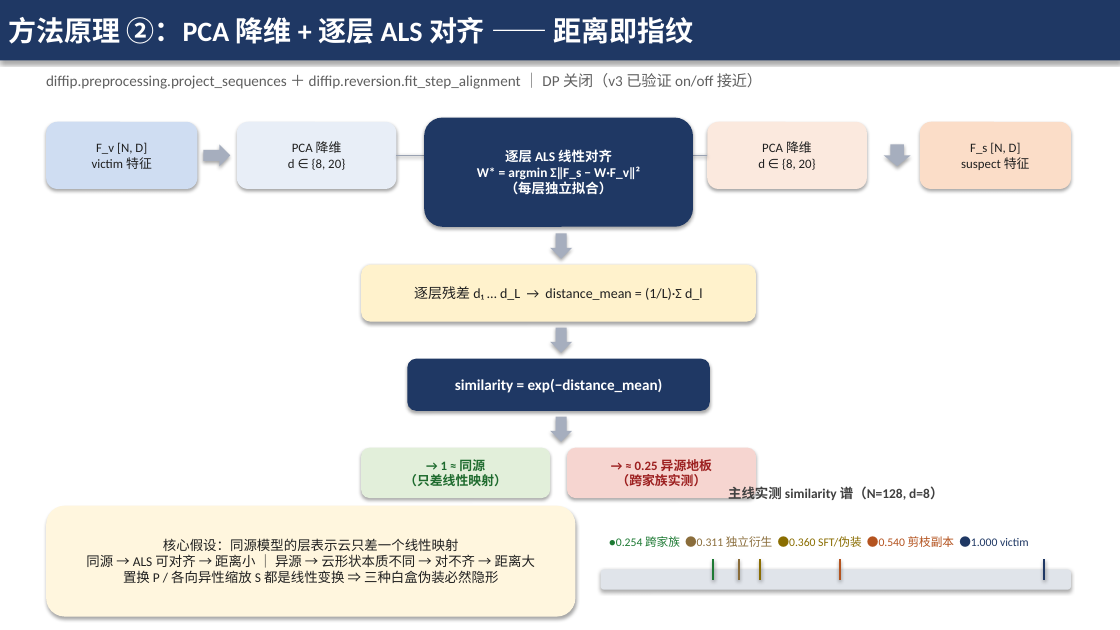
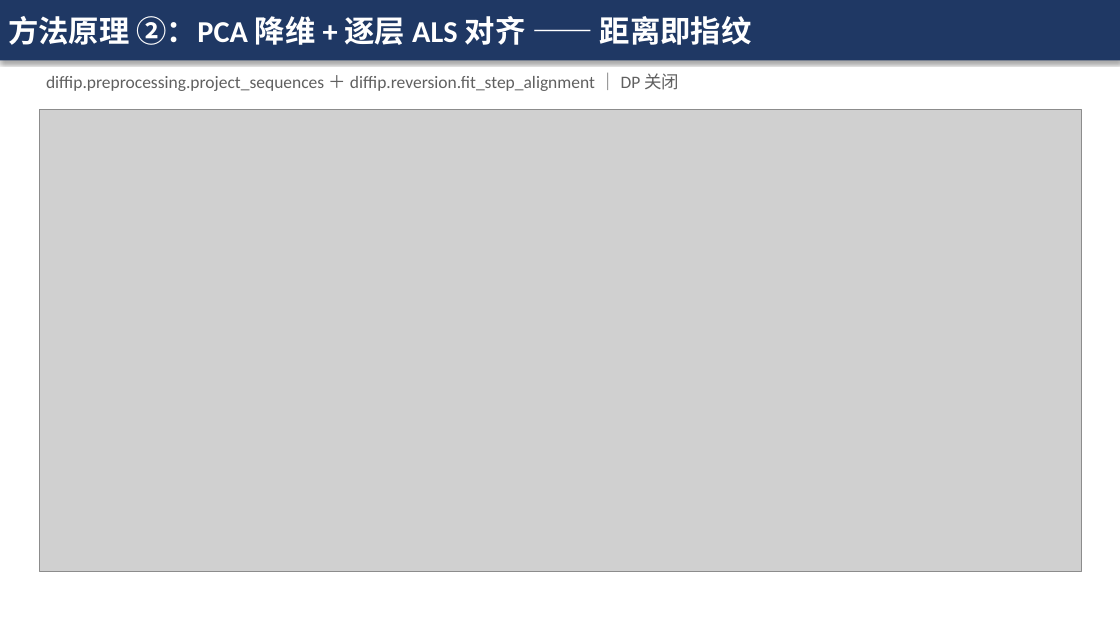
Before and after one commit to kyrie114/DiffIP, a slide deck: slide 4 of llm_migration_v4/汇报_v4_7B规模验证.pptx. Drawn at 1120x630 pixels with LibreOffice and Linux fonts; fonts in the diff are those of the drawing; grey boxes stand for pictures. Boxes give left, top, right and bottom in pixels: in the first picture for what was removed or moved away, otherwise in the second. Text is boxed around its words. In the diff, an @@ line names an element or a change of style, - is before the commit and + after.

Commit message:
v4: 汇报 PPT 重制三张方法/原理图为论文级（matplotlib 300dpi）
- figures.py：图1 方法全流程（配对扰动采样→特征提取→ALS 评分三面板）；图2 ALS 对齐原理（同源/异源特征云散点+高斯椭圆+实测 d̄ 标注）；图3 两线谱系面板（主线谱系树+蒸馏线双臂，全直线布局）
- gen_ppt.py：三页改图片页；全片字号调大（标题 26、正文 19、表格 13.5-14）
- 修复 mathtext \leq/\mathrm{argmin}、\b 转义、图3 连线穿插与文字裁切

```diff
--- a/llm_migration_v4/汇报_v4_7B规模验证.pptx
+++ b/llm_migration_v4/汇报_v4_7B规模验证.pptx
@@ rectangle "方法原理 ②：PCA 降维 + 逐层 ..." at [0, 0, 1120, 60]: size 24 to 26 pt @@
@@ text at [46, 73, 679, 91]: text changed; size 13 to 15 pt @@
-diffip.preprocessing.project_sequences ＋ diffip.reversion.fit_step_alignment ｜ DP 关闭（v3 已验证 on/off 接近）
+diffip.preprocessing.project_sequences ＋ diffip.reversion.fit_step_alignment ｜ DP 关闭
@@ picture added at [39, 109, 1081, 571] @@
@@ rounded rectangle removed at [424, 118, 693, 227] @@
-逐层 ALS 线性对齐
-W* = argmin Σ‖F_s − W·F_v‖²
-（每层独立拟合）
@@ rounded rectangle removed at [46, 122, 197, 189] @@
-F_v [N, D]
-victim 特征
@@ right arrow removed at [203, 145, 230, 166] @@
@@ rounded rectangle removed at [237, 122, 397, 189] @@
-PCA 降维
-d ∈ {8, 20}
@@ rounded rectangle removed at [707, 122, 867, 189] @@
-PCA 降维
-d ∈ {8, 20}
@@ down arrow removed at [884, 145, 911, 166] @@
@@ rounded rectangle removed at [920, 122, 1071, 189] @@
-F_s [N, D]
-suspect 特征
@@ line removed from (397, 155) to (424, 155) @@
@@ line removed from (707, 155) to (693, 155) @@
@@ down arrow removed at [550, 234, 572, 259] @@
@@ rounded rectangle removed at [361, 265, 756, 322] @@
-逐层残差 d₁ … d_L → distance_mean = (1/L)·Σ d_l
@@ down arrow removed at [550, 328, 572, 353] @@
@@ rounded rectangle removed at [408, 359, 710, 411] @@
-similarity = exp(−distance_mean)
@@ down arrow removed at [550, 417, 572, 442] @@
@@ rounded rectangle removed at [361, 448, 550, 498] @@
-→ 1 ≈ 同源
-（只差线性映射）
@@ rounded rectangle removed at [567, 448, 756, 498] @@
-→ ≈ 0.25 异源地板
-（跨家族实测）
@@ rounded rectangle removed at [46, 506, 576, 617] @@
-核心假设：同源模型的层表示云只差一个线性映射
-同源 → ALS 可对齐 → 距离小 ｜ 异源 → 云形状本质不同 → 对不齐 → 距离大
-置换 P / 各向异性缩放 S 都是线性变换 ⇒ 三种白盒伪装必然隐形
@@ text removed at [728, 483, 943, 501] @@
-主线实测 similarity 谱（N=128, d=8）
@@ text removed at [609, 536, 1029, 547] @@
-●0.254 跨家族 ●0.311 独立衍生 ●0.360 SFT/伪装 ●0.540 剪枝副本 ●1.000 victim
@@ line removed from (713, 560) to (713, 580) @@
@@ line removed from (739, 560) to (739, 580) @@
@@ line removed from (760, 560) to (760, 580) @@
@@ line removed from (840, 560) to (840, 580) @@
@@ line removed from (1044, 560) to (1044, 580) @@
@@ rounded rectangle removed at [601, 570, 1071, 590] @@
```
Also in this commit, not shown: 11 other slides changed, 5 other files.
